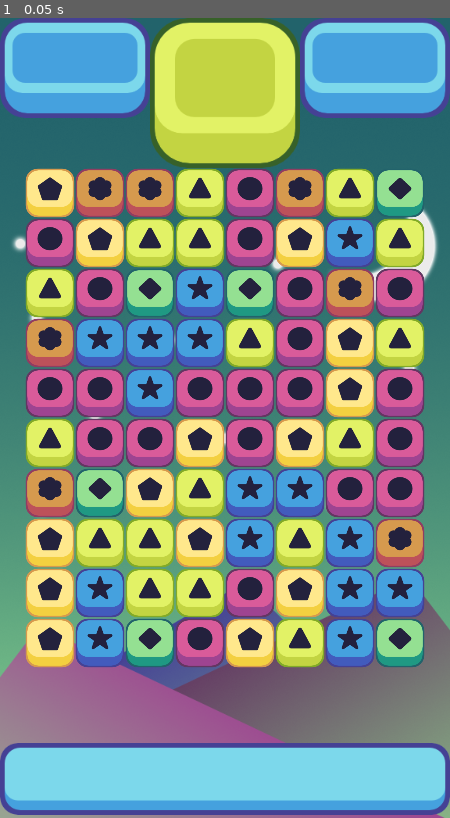
Above: before the commit, frame 1.
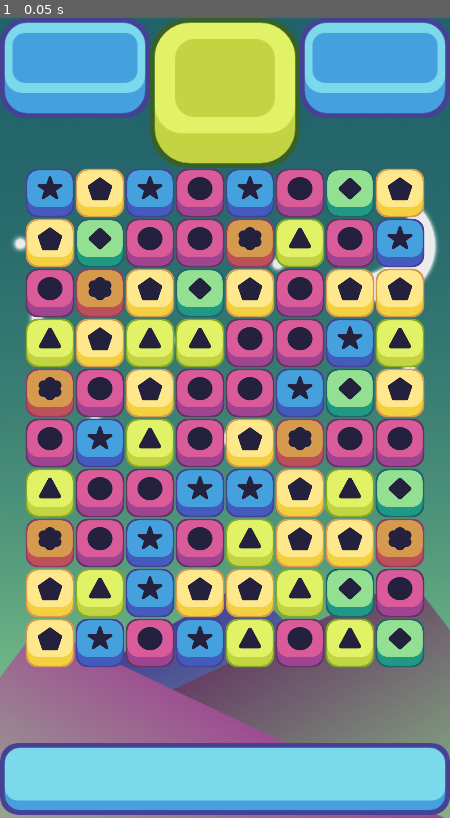
Above: after the commit, the same moment.

Repository: sarahmarkland/godot_practice
Game: Godot game, scene res://Scenes/main.tscn
Two runs of this game, one before a commit and one after it. Both use one fixed random seed, a clock stepped at 60 frames per second and the inputs below.
Inputs:
- Up to frame 1 (0.05 s): no input

The runs differ from the first frame. In frame 1, 36% of the frame differs, in the area x 5-95%, y 18-82%.

Commit message:
thru part 6 of tutorial, grid click coordinates are wonky

Diff:
--- a/Scenes/pink_piece.tscn
+++ b/Scenes/pink_piece.tscn
@@ -1,11 +1,9 @@
-[gd_scene load_steps=4 format=3 uid="uid://b6f3mwsmjx2ht"]
+[gd_scene load_steps=3 format=3 uid="uid://b6f3mwsmjx2ht"]
 
 [ext_resource type="PackedScene" uid="uid://cqi512ogb6xkp" path="res://Scenes/piece.tscn" id="1_ouq62"]
-[ext_resource type="Script" path="res://Scripts/piece.gd" id="2_ctddc"]
 [ext_resource type="Texture2D" uid="uid://fk1stis15bmn" path="res://art/Pieces/Pink Piece.png" id="2_xb8yc"]
 
 [node name="pink_piece" instance=ExtResource("1_ouq62")]
-script = ExtResource("2_ctddc")
 color = "pink"
 
 [node name="Sprite2D" parent="." index="0"]
--- a/Scripts/grid.gd
+++ b/Scripts/grid.gd
@@ -7,6 +7,7 @@
 @export var y_start: int
 @export var offset: int
 
+# The piece array
 var possible_pieces = [
 	preload("res://Scenes/yellow_piece.tscn"),
 	preload("res://Scenes/blue_piece.tscn"),
@@ -16,7 +17,12 @@
 	preload("res://Scenes/light_green_piece.tscn")
 ]
 
+# The current pieces in the scene
 var all_pieces = []
+
+# Touch Variables
+var first_touch = Vector2(0, 0)
+var final_touch = Vector2(0, 0)
 
 # Called when the node enters the scene tree for the first time.
 func _ready():
@@ -36,16 +42,48 @@
 		for j in height:
 			#choose a random number and store it
 			var rand = randi_range(0, possible_pieces.size()-1)
+			var piece = possible_pieces[rand].instantiate()
+			var loops = 0
+			while(match_at(i, j, piece.color) && loops < 100):
+				rand = randi_range(0, possible_pieces.size()-1)
+				loops += 1
+				piece = possible_pieces[rand].instantiate()
 			#instance that piece from the array
-			var piece = possible_pieces[rand].instantiate()
+
 			add_child(piece)
 			piece.position = grid_to_pixel(i, j)
+			all_pieces[i][j] = piece
+
+func match_at(column, row, color):
+	if column > 1:
+		if all_pieces[column - 1][row] != null && all_pieces[column - 2][row] != null:
+			if all_pieces[column - 1][row].color == color && all_pieces[column - 2][row].color == color:
+				return true
+	if row > 1:
+		if all_pieces[column][row - 1] != null && all_pieces[column][row - 2] != null:
+			if all_pieces[column][row - 1].color == color && all_pieces[column][row - 2].color == color:
+				return true
+	pass;
 
 func grid_to_pixel(column, row):
 	var new_x = x_start + offset * column
 	var new_y = y_start + -offset * row
 	return Vector2(new_x, new_y)
 
+func pixel_to_grid(pixel_x, pixel_y):
+	var new_x = (pixel_x - x_start) / offset #this math leaves us with the column
+	var new_y = (pixel_y - y_start) / -offset
+	return Vector2(new_x, new_y)
+	pass
+
+func touch_input():
+	if Input.is_action_just_pressed("ui_touch"):
+		first_touch = get_global_mouse_position()
+		var grid_position = pixel_to_grid(first_touch.x, first_touch.y)
+		print(grid_position)
+	if Input.is_action_just_released("ui_touch"):
+		final_touch = get_global_mouse_position()
+
 # Called every frame. 'delta' is the elapsed time since the previous frame.
 func _process(delta):
-	pass
+	touch_input()
Not shown, changed: .gitignore
Not shown, added: README.md
